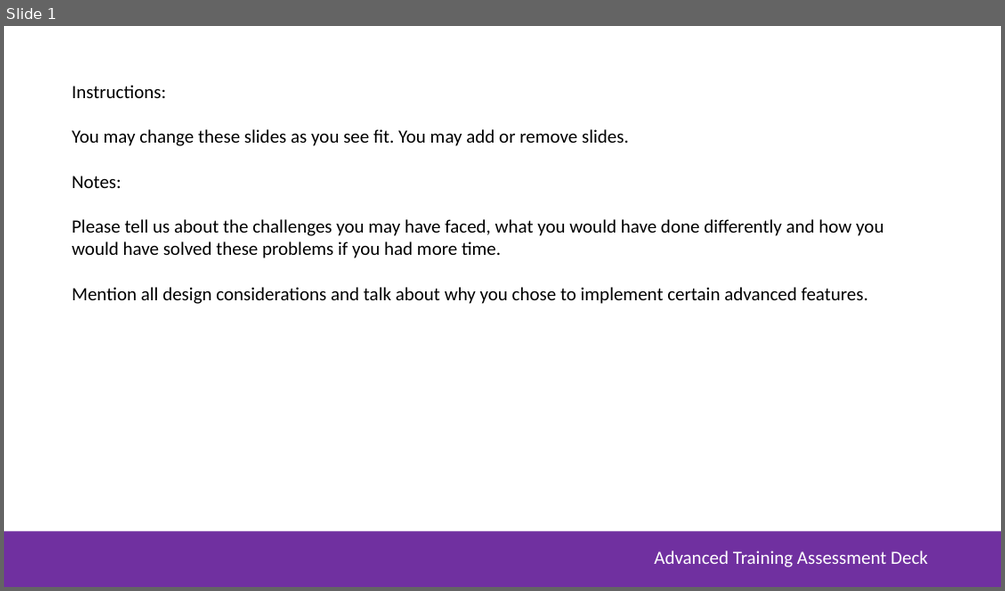
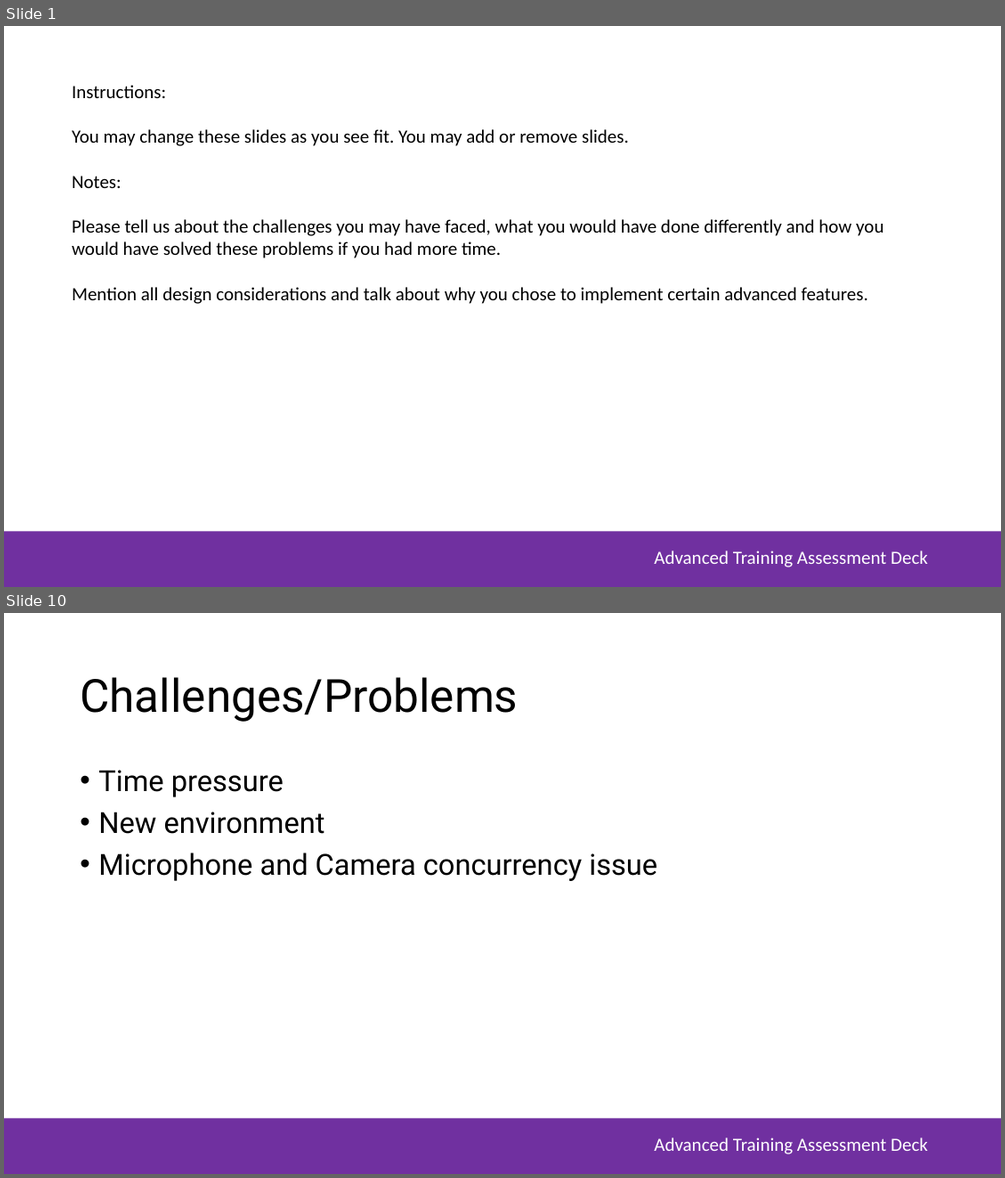
Before and after one commit to joshiefu/MSA_Phase2_WebApp, a slide deck: MSA-Assessment-Deck.pptx. Shown one above the other, each under a label of ours: slide 1 before the commit, slides 1 and 10 after it; the slides between them are not shown. The pictures are 1005x591 and 1005x1178 pixels, drawn with LibreOffice and Linux fonts; fonts in the diff are those of the drawing; background and template pictures are left out. Boxes give left, top, right and bottom in pixels: in the first picture for what was removed or moved away, otherwise in the second. Text is boxed around its words. In the diff, an @@ line names an element or a change of style, - is before the commit and + after.

```diff
--- a/MSA-Assessment-Deck.pptx
+++ b/MSA-Assessment-Deck.pptx
@@ slide 10 added at (x1=4, y1=613, x2=1001, y2=1174), background #FFFFFF; not listed: 2 template elements that a slide beside it also shows @@
@@ title added at (x1=80, y1=677, x2=518, y2=722), 44 pt, text #000000 @@
+Challenges/Problems
@@ text added at (x1=98, y1=770, x2=657, y2=881), 28 pt, text #000000 @@
+• Time pressure
+• New environment
+• Microphone and Camera concurrency issue
```
Also in this commit, not shown: 6 slides changed, 5 other slides added, 3 slides removed.
